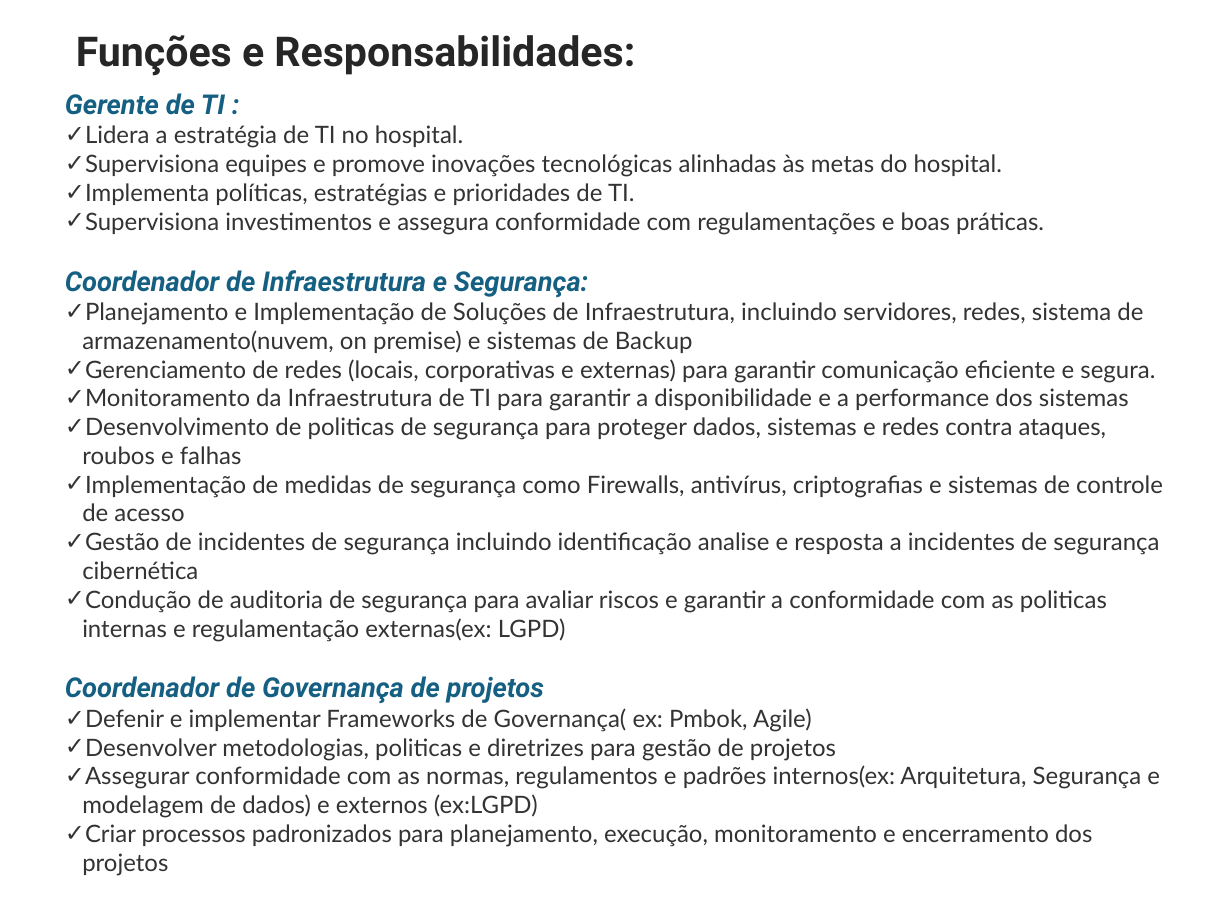
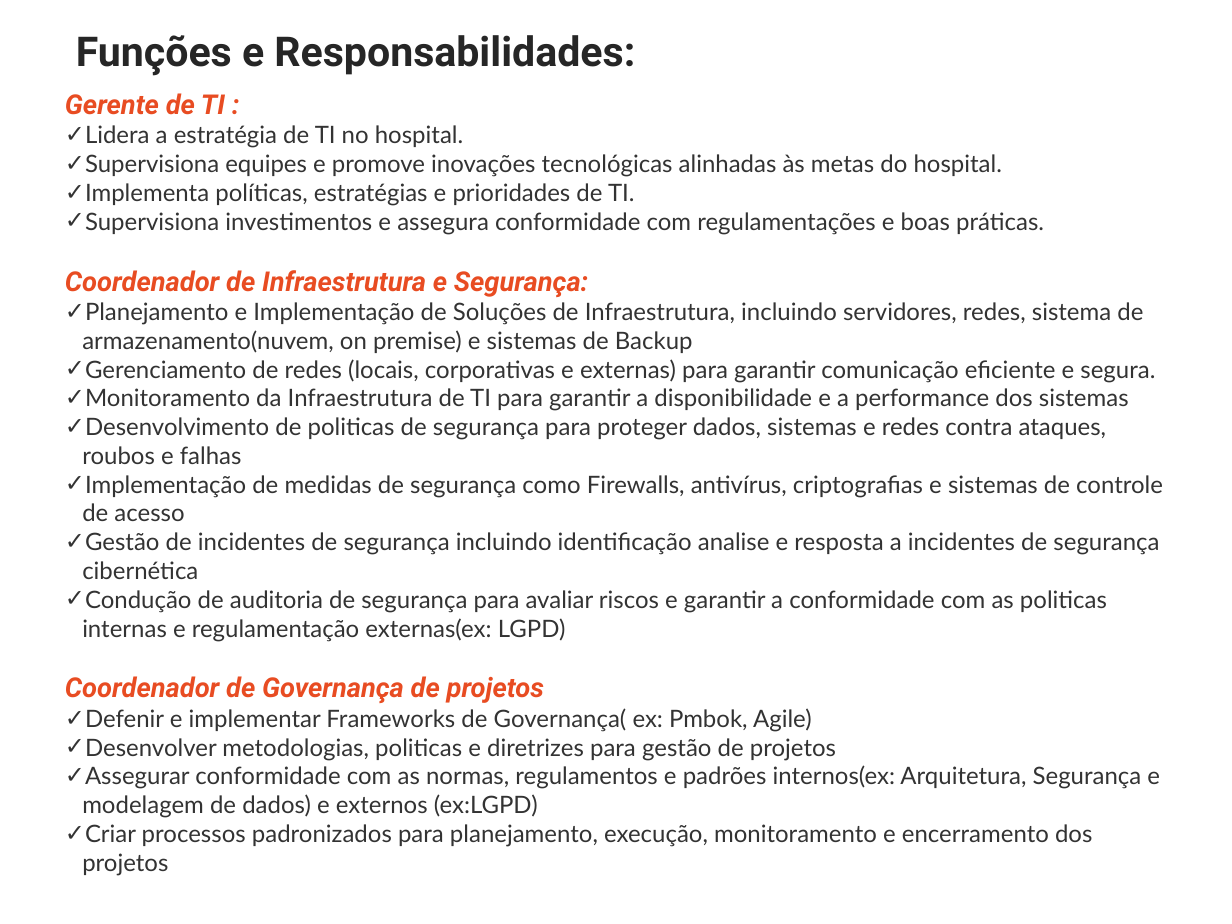
Before and after one commit to ProjetosALVF/ALVF_ProspeccaoGestao_TI, a slide deck: slide 13 of ALVF_Estrutura_de_TI_ConselhoDe Administracao_Fev_2025/Apresentação_ProspecçãodaEstrutura_SI_ALVF.pptx (slide 12 before the commit). Drawn at 1232x924 pixels with LibreOffice and Linux fonts; fonts in the diff are those of the drawing. Boxes give left, top, right and bottom in pixels: in the first picture for what was removed or moved away, otherwise in the second. Text is boxed around its words. In the diff, an @@ line names an element or a change of style, - is before the commit and + after.

```diff
--- a/ALVF_Estrutura_de_TI_ConselhoDe Administracao_Fev_2025/Apresentação_ProspecçãodaEstrutura_SI_ALVF.pptx
+++ b/ALVF_Estrutura_de_TI_ConselhoDe Administracao_Fev_2025/Apresentação_ProspecçãodaEstrutura_SI_ALVF.pptx
@@ text at box(65, 93, 588, 703): text colour #156082 to #E84C22 in "Gerente de TI :", "Coordenador de Infraestrutura e Segurança:", "Coordenador de Governança de projetos" @@
```
Also in this commit, not shown: 13 other slides changed, 1 slide added.
